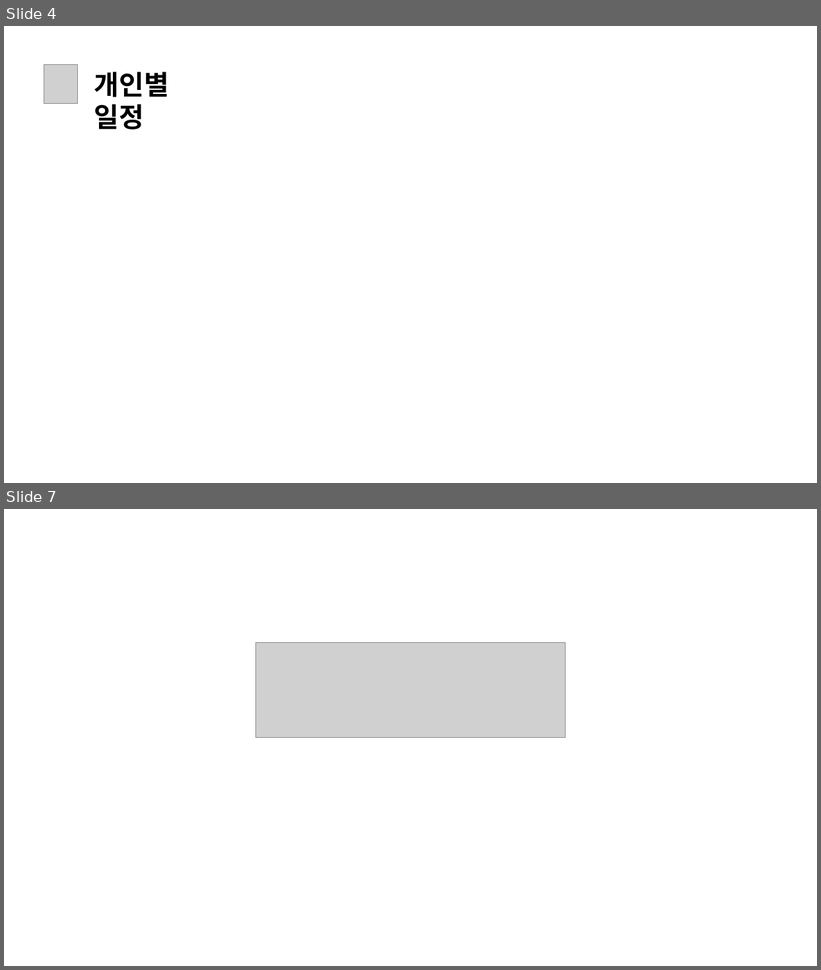
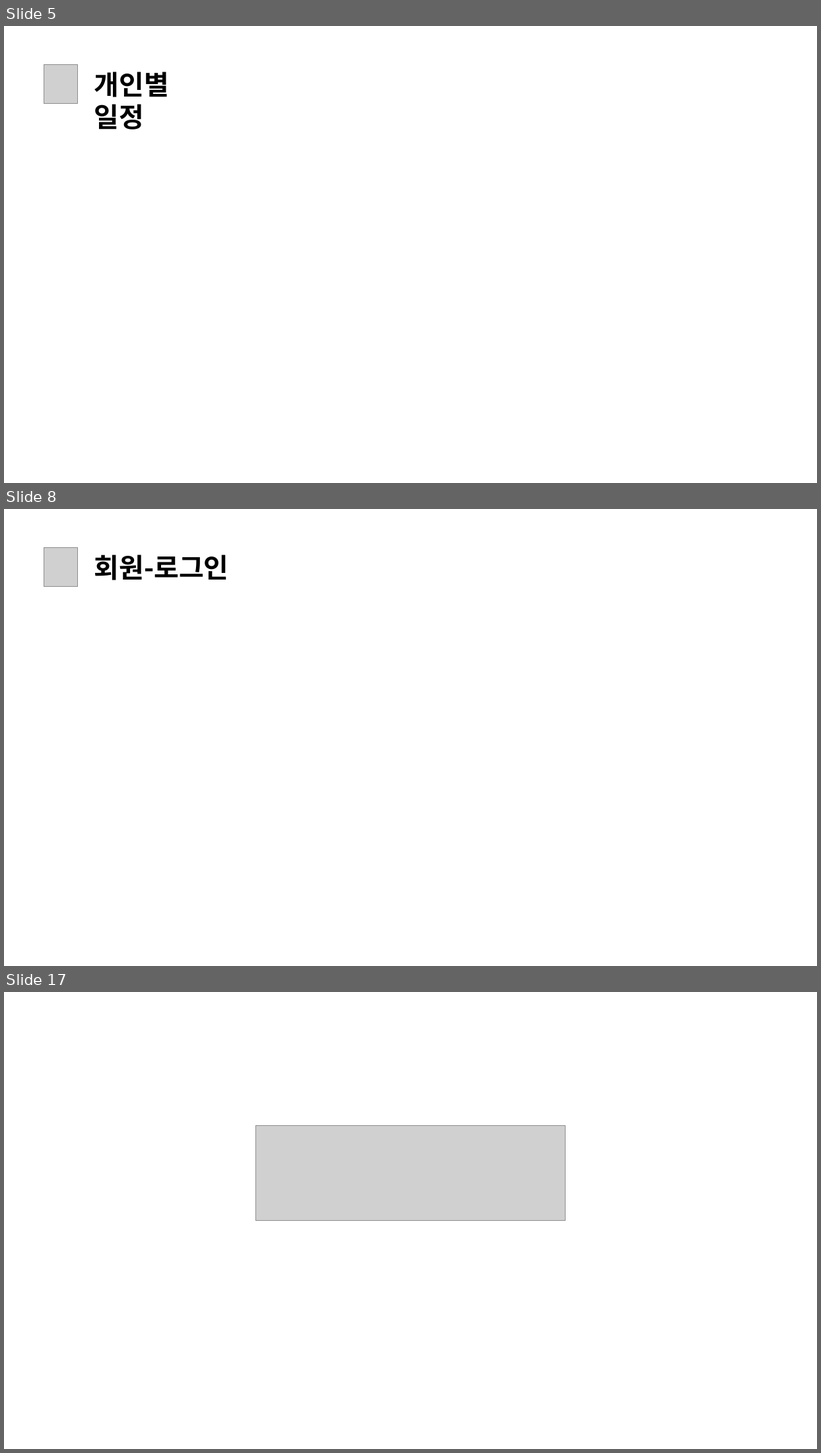
Before and after one commit to daseullll/HappyHouse, a slide deck: happyhouse_광주4반.pptx. Shown one above the other, each under a label of ours: slides 4 and 7 before the commit, slides 5, 8 and 17 after it; the slides between them are not shown. The pictures are 821x970 and 821x1453 pixels, drawn with LibreOffice and Linux fonts; fonts in the diff are those of the drawing; grey boxes stand for pictures. Boxes give left, top, right and bottom in pixels: in the first picture for what was removed or moved away, otherwise in the second. Text is boxed around its words. In the diff, an @@ line names an element or a change of style, - is before the commit and + after.

```diff
--- a/happyhouse_광주4반.pptx
+++ b/happyhouse_광주4반.pptx
@@ slide 8 added at bbox=[4, 509, 817, 966], background #FFFFFF @@
@@ picture added at bbox=[44, 547, 78, 586] @@
@@ text added at bbox=[94, 555, 228, 580], 32 pt, text #000000, bold @@
+회원-로그인
@@ what was slide 4 is now slide 5 @@
@@ what was slide 7 is now slide 17 @@
```
Also in this commit, not shown: 1 slide changed, 11 other slides added, 2 slides removed, 6 other files.
